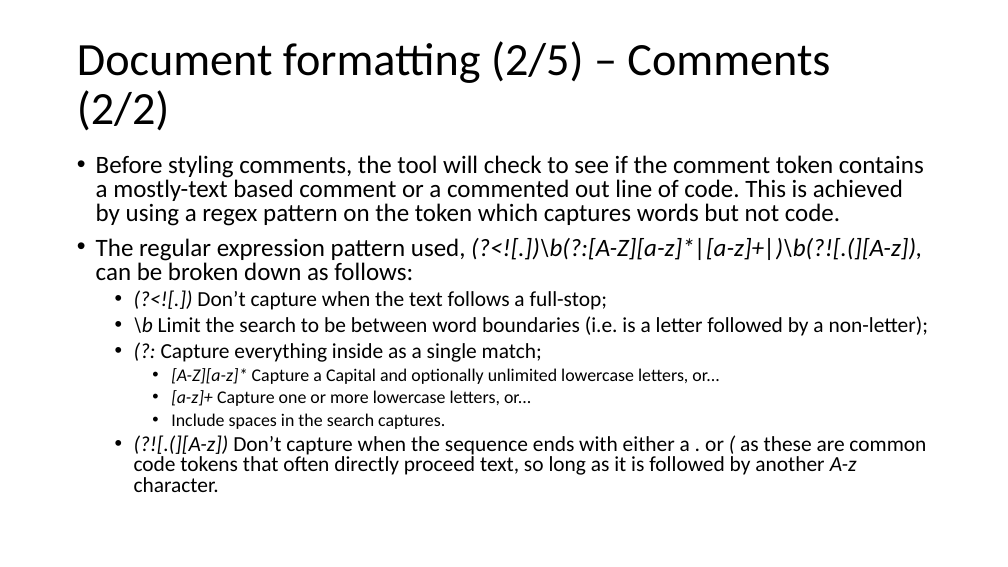
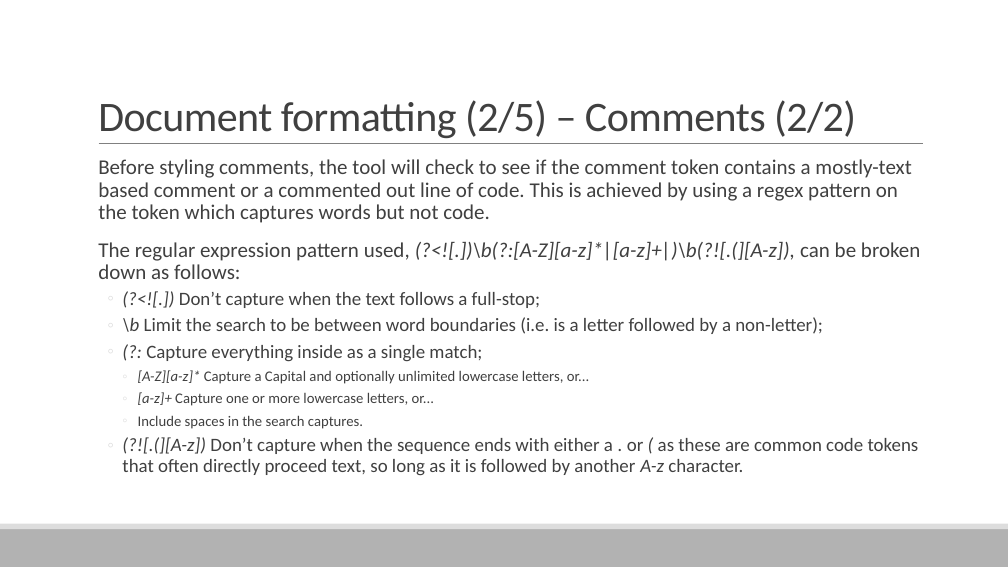
Before and after one commit to ReadieFur/SourceCodeQualityEnhancer-BEngSoftwareEngineeringDissertation-UniversityOfGreenwich, a slide deck: slide 11 of Demonstration.pptx. Drawn at 1008x567 pixels with LibreOffice and Linux fonts; fonts in the diff are those of the drawing. Boxes give left, top, right and bottom in pixels: in the first picture for what was removed or moved away, otherwise in the second. Text is boxed around its words. In the diff, an @@ line names an element or a change of style, - is before the commit and + after.

```diff
--- a/Demonstration.pptx
+++ b/Demonstration.pptx
@@ title "Document formatting (2/5) – Comments ...": place and size @@
-title "Document formatting (2/5) – Comments ..." at <box>77,41,830,131</box>
+title "Document formatting (2/5) – Comments ..." at <box>98,100,856,138</box>
@@ title "Document formatting (2/5) – Comments ..." at <box>98,100,856,138</box>: size 44 to 40 pt, text colour #000000 to #404040, letter spacing 0 to -0.5 pt; line spacing 0.9 to 0.85; vertical alignment middle to bottom @@
@@ line added from (99, 144) to (923, 144), #808080 0.5 pt @@
@@ text "Before styling comments, the tool ..." at <box>98,159,921,476</box>: size 23.8 to 20 pt in "Before styling comments, the tool will check ...", "The regular expression pattern used, (?<![.])\b(?:[A-Z][a-z] ..."; text colour #000000 to #404040; size 20.4 to 18 pt in "(?<![.]) Don’t capture when the text follows ...", "\b Limit the search to be between ...", "(?: Capture everything inside as a single ...", "(?![.(][A-z]) Don’t capture when the sequence ends ..."; size 17 to 14 pt in "[A-Z][a-z]* Capture a Capital and optionally unlimited ...", "[a-z]+ Capture one or more lowercase letters, ...", "Include spaces in the search captures."; bullet • to  ; line spacing 0.8 to 0.9; more space between paragraphs; bullet • to ◦ @@
@@ rectangle added at <box>0,529,1008,567</box>, fill #B2B2B2 @@
@@ rectangle added at <box>0,524,1008,529</box>, fill #DDDDDD @@
```
Also in this commit, not shown: 21 other slides changed.
